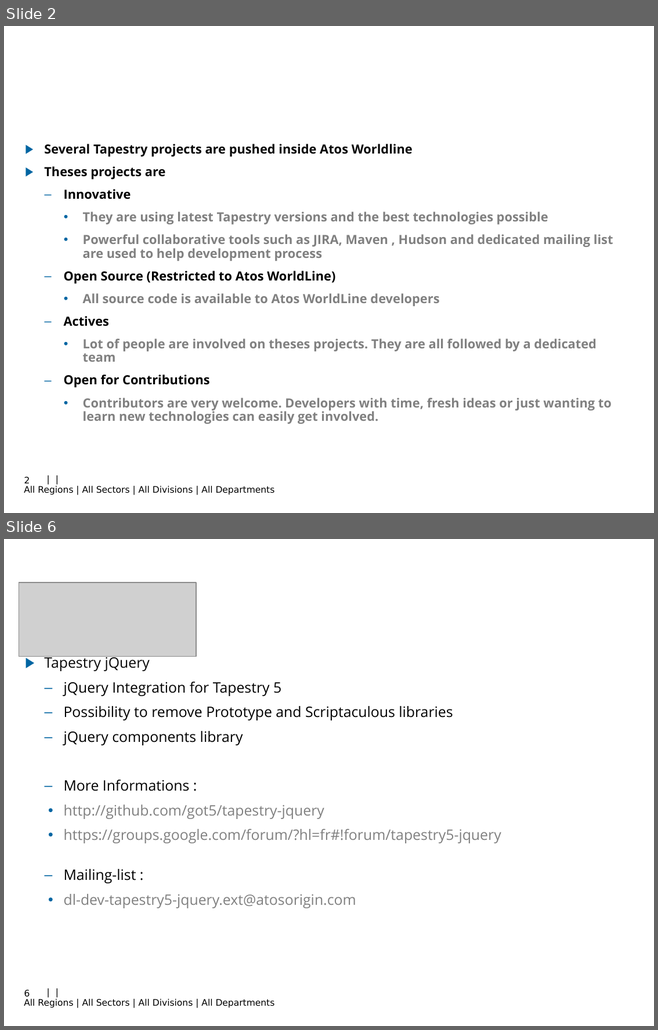
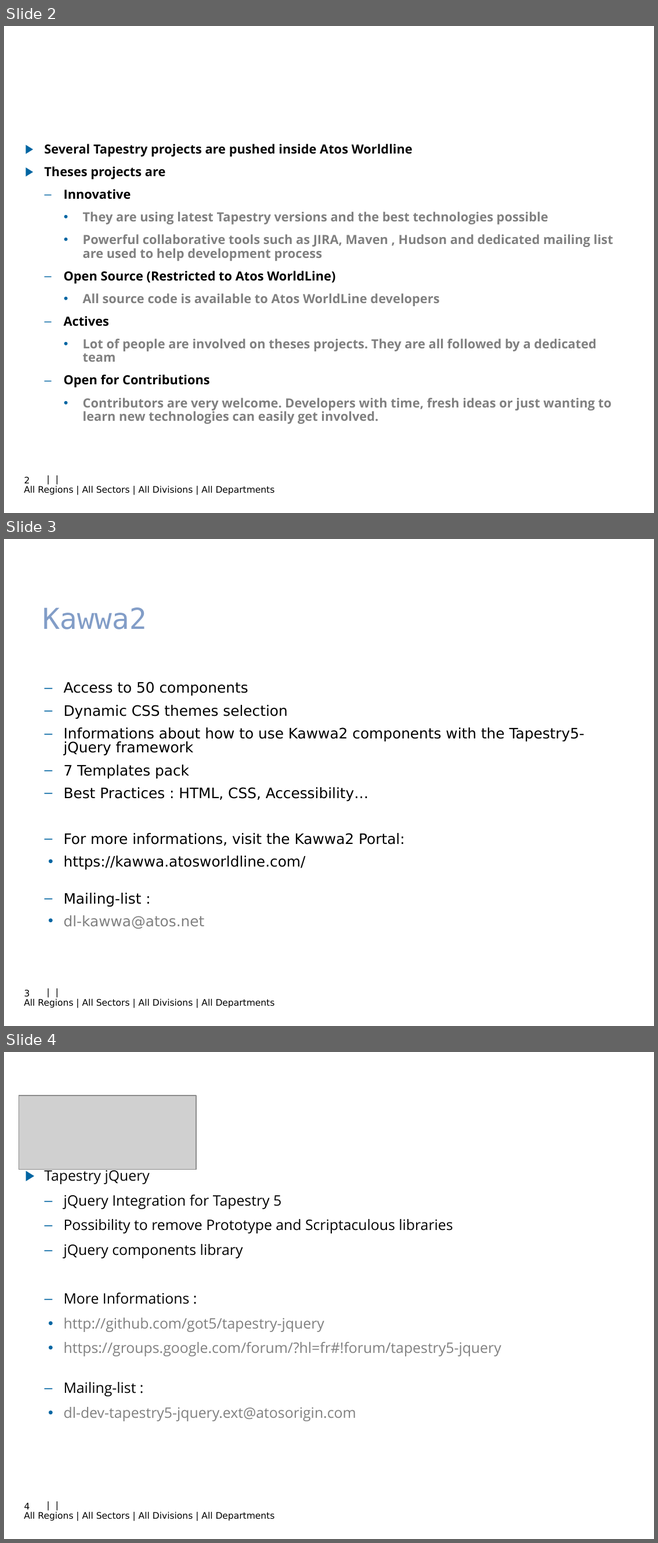
Before and after one commit to got5/tapestry5-training, a slide deck: tapestry5-basic-training/docs/WebPlatform_Tapestry5_Project_en.ppt. Shown one above the other, each under a label of ours: slides 2 and 6 before the commit, slides 2, 3 and 4 after it; the slides between them are not shown. The pictures are 658x1030 and 658x1543 pixels, drawn with LibreOffice and Linux fonts; fonts in the diff are those of the drawing; grey boxes stand for pictures; background and template pictures are left out. Boxes give left, top, right and bottom in pixels: in the first picture for what was removed or moved away, otherwise in the second. Text is boxed around its words. In the diff, an @@ line names an element or a change of style, - is before the commit and + after.

```diff
--- a/tapestry5-basic-training/docs/WebPlatform_Tapestry5_Project_en.ppt
+++ b/tapestry5-basic-training/docs/WebPlatform_Tapestry5_Project_en.ppt
@@ slide 3 added at box(4, 539, 654, 1026), background picture (left out); not listed: 1 template element that a slide beside it also shows @@
@@ text added at box(42, 607, 147, 629), 32 pt, text #829DC7 @@
+Kawwa2
@@ text added at box(64, 682, 585, 929), 16 pt, text #000000 @@
+  – Access to 50 components
+  – Dynamic CSS themes selection
+  – Informations about how to use Kawwa2 components with the Tapestry5-jQuery framework
+  – 7 Templates pack
+  – Best Practices : HTML, CSS, Accessibility…
+  – For more informations, visit the Kawwa2 Portal:
+    • https://kawwa.atosworldline.com/
+  – Mailing-list :
+    • dl-kawwa@atos.net
@@ page number added at box(24, 990, 30, 997), 10 pt, text #000000 @@
+3
@@ what was slide 6 is now slide 4 @@
@@ page number at box(24, 1503, 30, 1510): text changed @@
-6
+4
```
Also in this commit, not shown: 1 other slide added, 4 other files.
